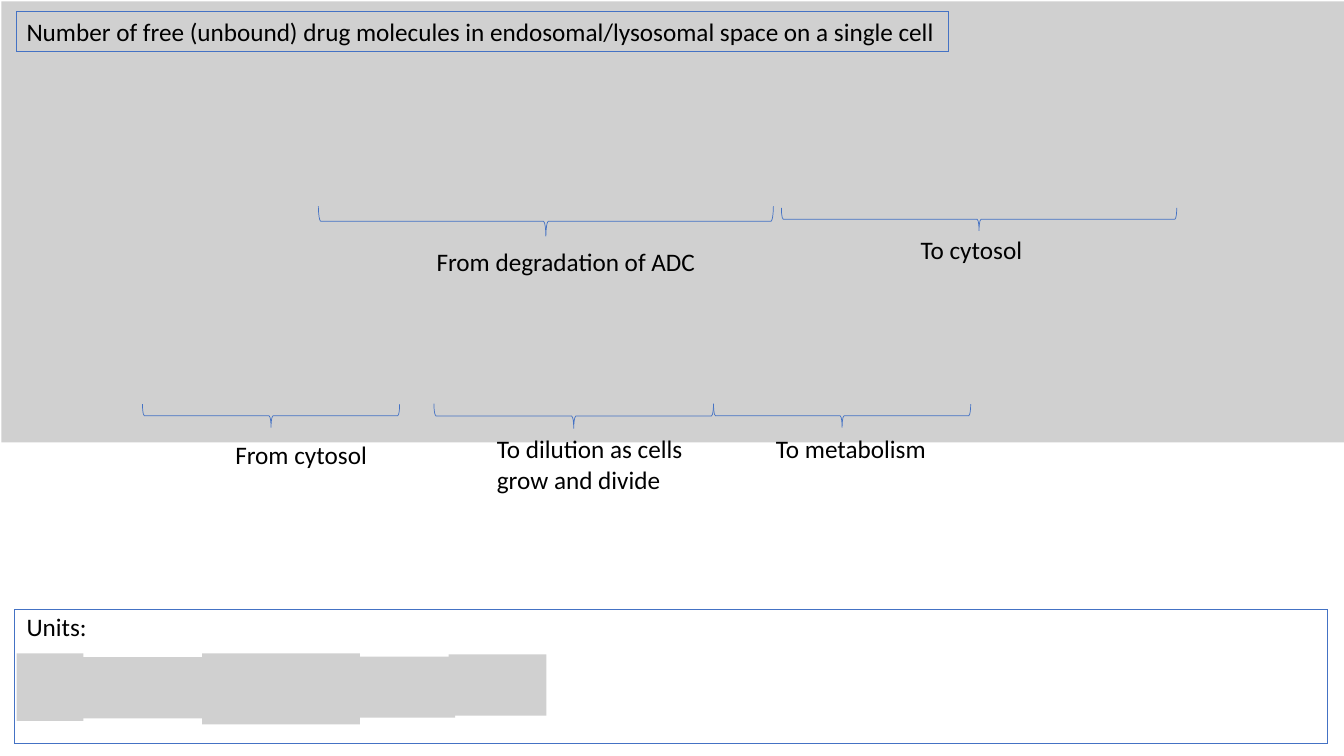
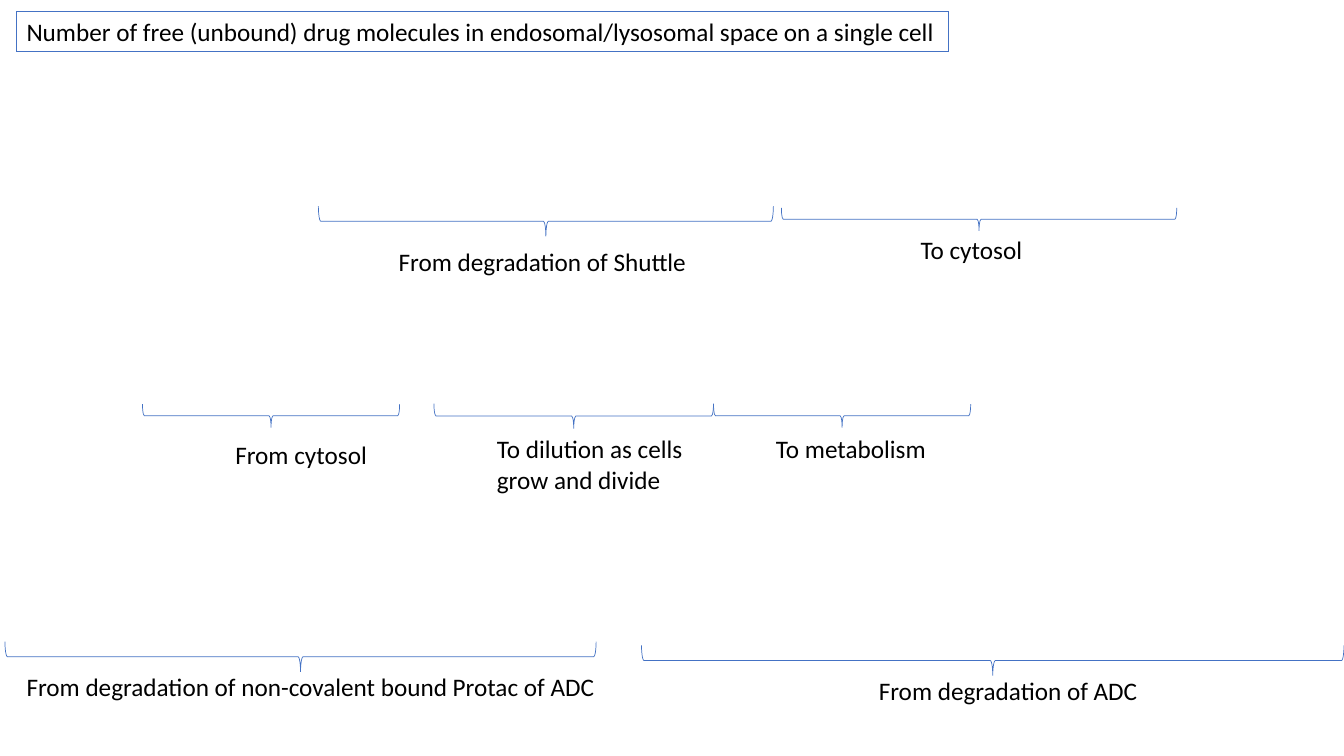
Before and after one commit to judith-stein/hc-protac-shuttle-rshiny-in-vivo, a slide deck: slide 75 of www/logistic_pk_pd_equations_explained.pptx (slide 45 before the commit). Drawn at 1344x756 pixels with LibreOffice and Linux fonts; fonts in the diff are those of the drawing; grey boxes stand for pictures; background and template pictures are left out. Boxes give left, top, right and bottom in pixels: in the first picture for what was removed or moved away, otherwise in the second. Text is boxed around its words. In the diff, an @@ line names an element or a change of style, - is before the commit and + after.

```diff
--- a/www/logistic_pk_pd_equations_explained.pptx
+++ b/www/logistic_pk_pd_equations_explained.pptx
@@ picture removed at box(1, 1, 1344, 443) @@
@@ text at box(399, 253, 686, 276): text changed @@
-From degradation of ADC
+From degradation of Shuttle
@@ rectangle removed at box(14, 610, 1328, 744) @@
@@ text removed at box(27, 618, 87, 637) @@
-Units:
@@ right brace added at box(5, 642, 596, 672), outline #4472C4 0.5 pt @@
@@ picture removed at box(17, 653, 84, 721) @@
@@ picture removed at box(76, 657, 211, 719) @@
@@ picture removed at box(203, 653, 360, 725) @@
@@ picture removed at box(357, 656, 455, 718) @@
@@ picture removed at box(449, 654, 546, 716) @@
@@ right brace added at box(642, 646, 1344, 676), outline #4472C4 0.5 pt @@
@@ text added at box(27, 678, 594, 701), 18 pt, text #000000 @@
+From degradation of non-covalent bound Protac of ADC
@@ text added at box(879, 682, 1137, 705), 18 pt, text #000000 @@
+From degradation of ADC
```
Also in this commit, not shown: 20 other slides changed, 35 slides added, 7 other files.
